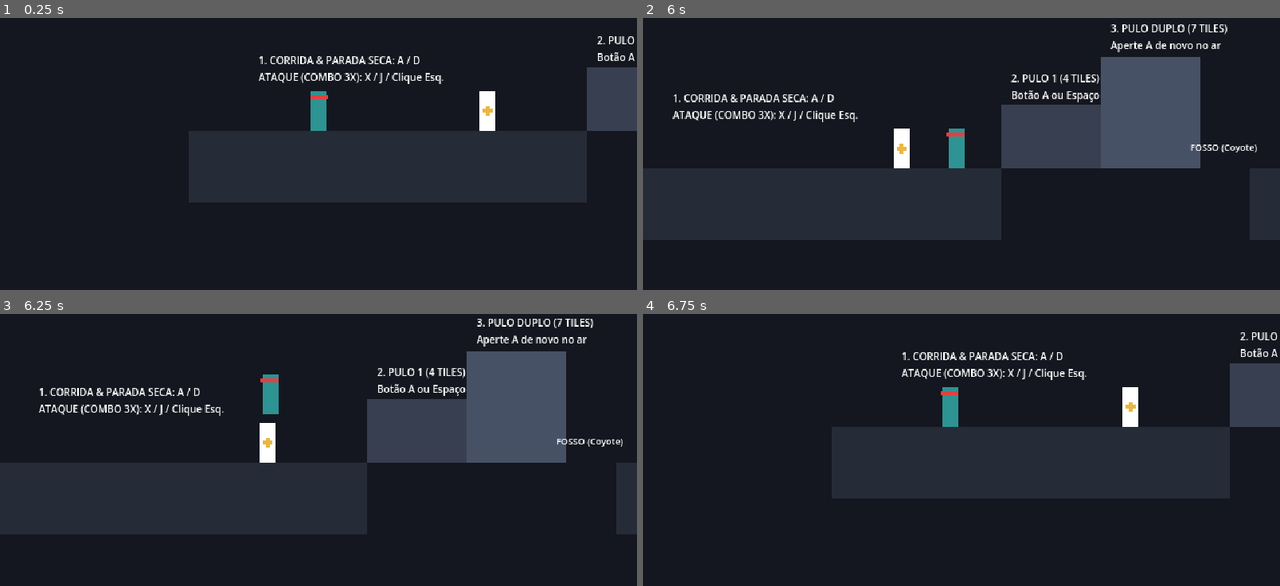
Above: before the commit, frames 1-4 (two rows, left to right).
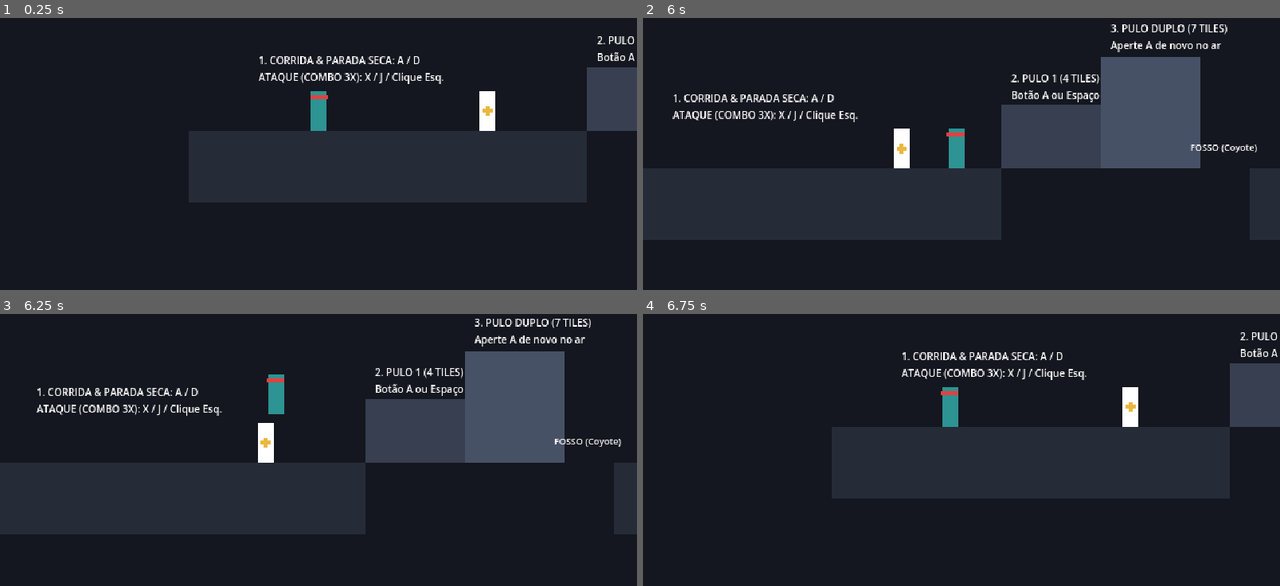
Above: after the commit, the same moments.

Repository: Theadrill/Godot-Roguelike-Prototype
Game: Godot game, scene res://src/world/movement_gym.tscn
The game is run twice, just before and just after one commit, with the same random seed, the same clock (stepped at 60 frames per second) and the same inputs.
Inputs (mouse positions are in pixels of both pictures, inside the frame that each line leads up to):
- Up to frame 1 (0.25 s): no input
- Up to frame 2 (6 s): tap A (move_left) at 0.5, 1.25, 2, 3.5, 4.25 s; move the mouse to (1101, 94) at 0.52 s; hold D (move_right) 0.53-2.03 s; click (1101, 94) at 0.6 s; tap Space (jump) at 0.77, 1.07, 1.52, 1.55, 1.82, 2.1, 3.02, 3.32, 3.77, 3.8, 4.07, 4.52, 4.82 s; tap Shift (roll) at 0.8, 1.35, 3.05, 4.35, 5.3 s; move the mouse to (834, 129) at 1.27 s; move the mouse to (1025, 31) at 2.02 s; hold A (move_left) 2.03-2.78 s; click (1025, 31) at 2.3 s; move the mouse to (929, 183) at 2.77 s; hold D (move_right) 2.78-4.28 s; click (929, 183) at 2.85 s; move the mouse to (1152, 164) at 3.52 s; right-click (1152, 164) at 3.6 s; move the mouse to (770, 56) at 4.27 s; hold A (move_left) 4.28-5.03 s; click (770, 56) at 4.55 s; move the mouse to (993, 110) at 5.02 s; hold D (move_right) 5.03-5.78 s; tap J at 5.1 s; click (993, 110) at 5.17 s; move the mouse to (865, 20) at 5.77 s; hold A (move_left) from 5.78 s (still down); tap K at 5.85 s
- Up to frame 3 (6.25 s): keep holding A (move_left); tap Space (jump) at 6.02, 6.05 s
- Up to frame 4 (6.75 s): keep holding A (move_left); tap Space (jump) at 6.32 s; move the mouse to (1101, 390) at 6.52 s; tap R at 6.6 s

Frames 1-2 are identical in both runs. In frame 3, 3.5% of the frame differs, in the area x 5-98%, y 1-81%; in frame 4, nothing differs.

Commit message:
feat(combat-movement): remove floating damage text, add enemy body collision, roll-through i-frames and crouch state

Diff:
--- a/src/entities/dummy/combat_dummy.gd
+++ b/src/entities/dummy/combat_dummy.gd
@@ -13,7 +13,6 @@
 @onready var hurtbox: Hurtbox = $Hurtbox
 @onready var visual: Node2D = $Visual
 @onready var body_polygon: Polygon2D = $Visual/Body
-@onready var hit_label: Label = $HitLabel
 
 var flash_material: ShaderMaterial
 
@@ -55,13 +54,3 @@
 
 	# Visual juice: Squash & Stretch
 	visual.scale = Vector2(1.3, 0.75)
-
-	# Update hit damage feedback
-	hit_label.text = "-%d" % int(damage)
-	hit_label.modulate = Color(1.0, 0.2, 0.2, 1.0)
-
-	# Floating damage number fade animation
-	var tween := create_tween()
-	hit_label.position.y = -55.0
-	tween.tween_property(hit_label, "position:y", -75.0, 0.35)
-	tween.parallel().tween_property(hit_label, "modulate:a", 0.0, 0.35)
--- a/src/entities/dummy/combat_dummy.tscn
+++ b/src/entities/dummy/combat_dummy.tscn
@@ -11,7 +11,7 @@
 
 [node name="CombatDummy" type="CharacterBody2D"]
 collision_layer = 4
-collision_mask = 1
+collision_mask = 3
 script = ExtResource("1_dummy")
 
 [node name="CollisionShape2D" type="CollisionShape2D" parent="."]
@@ -40,12 +40,3 @@
 [node name="CollisionShape2D" type="CollisionShape2D" parent="Hurtbox"]
 position = Vector2(0, -20)
 shape = SubResource("RectangleShape2D_dummy_hurtbox")
-
-[node name="HitLabel" type="Label" parent="."]
-offset_left = -30.0
-offset_top = -55.0
-offset_right = 30.0
-offset_bottom = -35.0
-theme_override_font_sizes/font_size = 12
-horizontal_alignment = 1
-vertical_alignment = 1
--- a/src/entities/player/player.tscn
+++ b/src/entities/player/player.tscn
@@ -11,7 +11,8 @@
 [ext_resource type="Script" path="res://src/entities/player/states/wall_jump_state.gd" id="9_wjump"]
 [ext_resource type="Script" path="res://src/entities/player/states/roll_state.gd" id="10_roll"]
 [ext_resource type="Script" path="res://src/entities/player/states/attack_state.gd" id="11_attack"]
-[ext_resource type="Script" path="res://src/combat/hitbox.gd" id="12_hitbox"]
+[ext_resource type="Script" path="res://src/entities/player/states/crouch_state.gd" id="12_crouch"]
+[ext_resource type="Script" path="res://src/combat/hitbox.gd" id="13_hitbox"]
 
 [sub_resource type="RectangleShape2D" id="RectangleShape2D_1"]
 resource_local_to_scene = true
@@ -22,7 +23,7 @@
 
 [node name="Player" type="CharacterBody2D"]
 collision_layer = 2
-collision_mask = 1
+collision_mask = 5
 floor_constant_speed = true
 floor_snap_length = 8.0
 script = ExtResource("1_player")
@@ -95,3 +96,6 @@
 
 [node name="Attack" type="Node" parent="StateMachine"]
 script = ExtResource("11_attack")
+
+[node name="Crouch" type="Node" parent="StateMachine"]
+script = ExtResource("12_crouch")
--- /dev/null
+++ b/src/entities/player/states/crouch_state.gd
@@ -0,0 +1,65 @@
+class_name CrouchState
+extends State
+
+## Crouch / Duck State when pressing down.
+## Decreases player hitbox height to 20px (under 32px gaps) and prevents walking through solid enemies.
+
+var player: Player
+
+func enter() -> void:
+	player = character as Player
+	player.velocity.x = 0.0
+	_set_crouched(true)
+
+func exit() -> void:
+	_set_crouched(false)
+
+func physics_update(delta: float) -> void:
+	if not player.is_on_floor():
+		state_machine.transition_to("fall")
+		return
+
+	# Roll from crouch
+	if Input.is_action_just_pressed("roll"):
+		state_machine.transition_to("roll")
+		return
+
+	# Jump from crouch
+	if Input.is_action_just_pressed("jump") or player.jump_buffer_timer > 0.0:
+		player.jump_buffer_timer = 0.0
+		state_machine.transition_to("jump")
+		return
+
+	# Attack from crouch
+	if Input.is_action_just_pressed("attack_primary"):
+		state_machine.transition_to("attack")
+		return
+
+	# Decelerate any remaining residual velocity
+	player.velocity.x = move_toward(player.velocity.x, 0.0, 800.0 * delta)
+	player.move_and_slide()
+
+	# If release down, check ceiling clearance before uncrouching
+	var is_holding_down: bool = Input.is_action_pressed("down") or Input.get_axis("move_left", "move_right") != 0.0 and Input.is_action_pressed("down")
+	if not is_holding_down:
+		player.ceiling_check.force_raycast_update()
+		if not player.ceiling_check.is_colliding():
+			var h_dir: float = Input.get_axis("move_left", "move_right")
+			if abs(h_dir) > 0.1:
+				state_machine.transition_to("run")
+			else:
+				state_machine.transition_to("idle")
+
+func _set_crouched(crouched: bool) -> void:
+	var rect := player.collision_shape.shape as RectangleShape2D
+	if not rect:
+		return
+
+	if crouched:
+		rect.size = Vector2(16.0, 20.0)
+		player.collision_shape.position = Vector2(0.0, -10.0)
+		player.visual.scale.y = 0.5
+	else:
+		rect.size = Vector2(16.0, 40.0)
+		player.collision_shape.position = Vector2(0.0, -20.0)
+		player.visual.scale.y = 1.0
--- a/src/entities/player/states/idle_state.gd
+++ b/src/entities/player/states/idle_state.gd
@@ -24,6 +24,11 @@
 		state_machine.transition_to("jump")
 		return
 
+	# Crouch check
+	if Input.is_action_pressed("down"):
+		state_machine.transition_to("crouch")
+		return
+
 	# Attack check
 	if Input.is_action_just_pressed("attack_primary"):
 		state_machine.transition_to("attack")
--- a/src/entities/player/states/roll_state.gd
+++ b/src/entities/player/states/roll_state.gd
@@ -10,6 +10,9 @@
 	roll_timer = player.roll_duration
 	roll_direction = float(player.facing_direction)
 
+	# Disable collision with enemies (Layer 3) during roll
+	player.set_collision_mask_value(3, false)
+
 	# Shrink collision height to 20px so player passes under low ceilings (32px)
 	_set_crouched(true)
 
@@ -19,6 +22,8 @@
 
 func exit() -> void:
 	_set_crouched(false)
+	# Re-enable collision with enemies (Layer 3) after roll
+	player.set_collision_mask_value(3, true)
 
 func physics_update(delta: float) -> void:
 	roll_timer -= delta
@@ -39,6 +44,9 @@
 
 		# Safe to stand up
 		if player.is_on_floor():
+			if Input.is_action_pressed("down"):
+				state_machine.transition_to("crouch")
+				return
 			var dir := Input.get_axis("move_left", "move_right")
 			if abs(dir) > 0.1:
 				state_machine.transition_to("run")
--- a/src/entities/player/states/run_state.gd
+++ b/src/entities/player/states/run_state.gd
@@ -14,6 +14,11 @@
 	if player.jump_buffer_timer > 0.0:
 		player.jump_buffer_timer = 0.0
 		state_machine.transition_to("jump")
+		return
+
+	# Crouch check
+	if Input.is_action_pressed("down"):
+		state_machine.transition_to("crouch")
 		return
 
 	# Attack check
Not shown: 2 places in src/entities/player/player.tscn that only renumber resources
